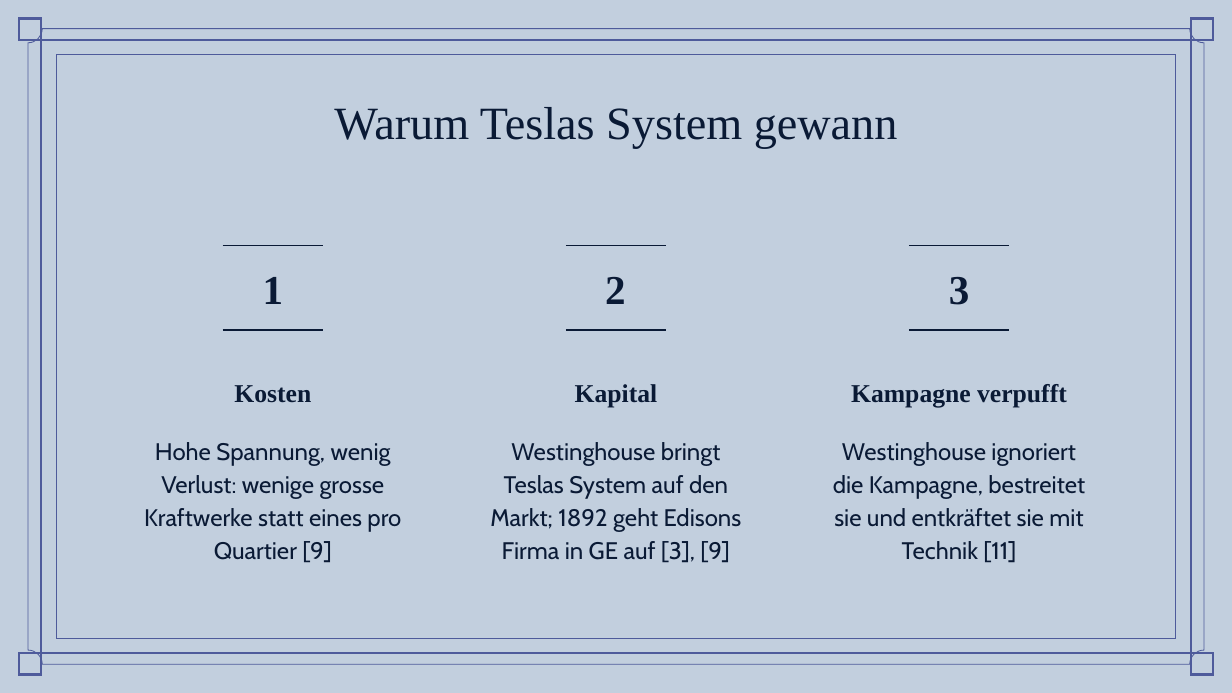
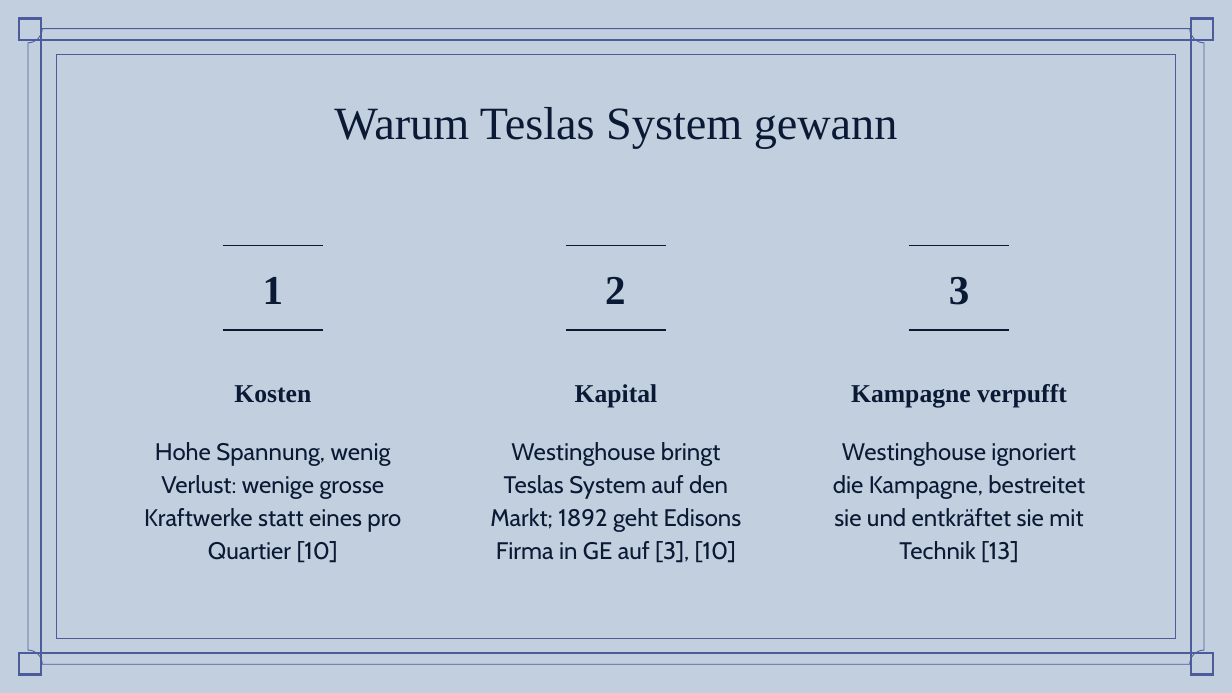
Before and after one commit to simonbruder-hub/Edison_vs_Westinghouse, a slide deck: slide 10 of abgabe/Praesentation_Stromkrieg_Bruder.pptx. Drawn at 1232x693 pixels with LibreOffice and Linux fonts; fonts in the diff are those of the drawing; background and template pictures are left out. Boxes give left, top, right and bottom in pixels: in the first picture for what was removed or moved away, otherwise in the second. Text is boxed around its words. In the diff, an @@ line names an element or a change of style, - is before the commit and + after.

```diff
--- a/abgabe/Praesentation_Stromkrieg_Bruder.pptx
+++ b/abgabe/Praesentation_Stromkrieg_Bruder.pptx
@@ subtitle at (144,442,401,563): text changed @@
-Hohe Spannung, wenig Verlust: wenige grosse Kraftwerke statt eines pro Quartier [9]
+Hohe Spannung, wenig Verlust: wenige grosse Kraftwerke statt eines pro Quartier [10]
@@ subtitle at (490,442,742,563): text changed @@
-Westinghouse bringt Teslas System auf den Markt; 1892 geht Edisons Firma in GE auf [3], [9]
+Westinghouse bringt Teslas System auf den Markt; 1892 geht Edisons Firma in GE auf [3], [10]
@@ subtitle at (833,442,1085,563): text changed @@
-Westinghouse ignoriert die Kampagne, bestreitet sie und entkräftet sie mit Technik [11]
+Westinghouse ignoriert die Kampagne, bestreitet sie und entkräftet sie mit Technik [13]
```
Also in this commit, not shown: 18 other slides changed, 15 other files.
